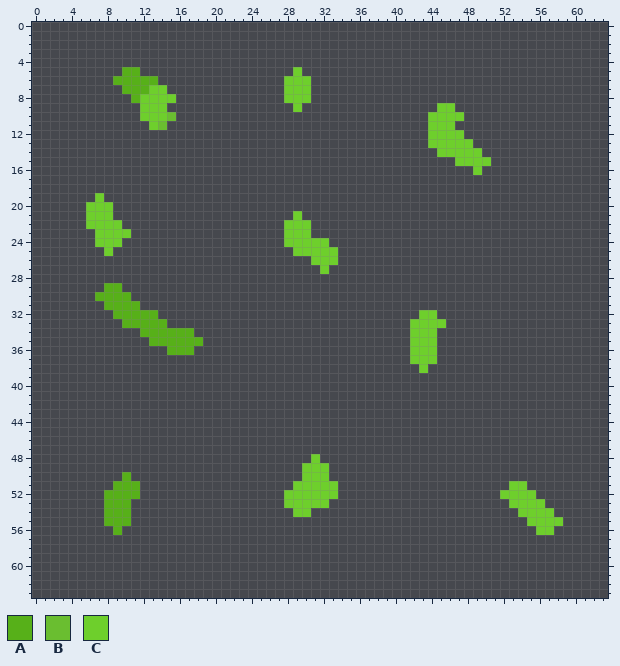
File history of a pixel-art sprite, Commangineer/Content/assets/textures/algae2.png. The first picture shows the starting point.
The file is 64x64 pixels.
Palette (. is transparent): A #57b019  B #6abe30  C #6ecf2c
New version:
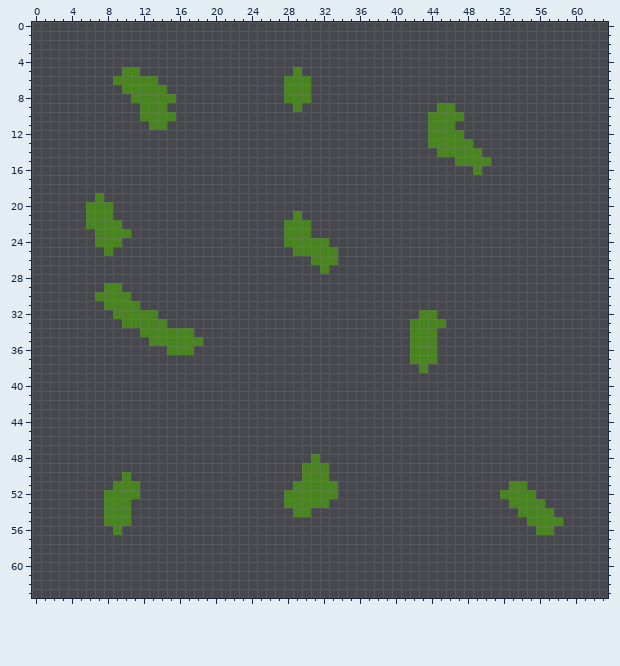
Changes in this commit:
Colour C changes from #6ecf2c to #498421.
Colour A becomes colour C in row 5 at x 10 to 11; in row 6 at x 9 to 13; in row 7 at x 10 to 12; in row 8 at x 11; in row 29 at x 8 to 9; in row 30 at x 7 to 10.
Colour A becomes colour C in row 31 at x 8 to 11; in row 32 at x 9 to 13; in row 33 at x 10 to 14; in row 34 at x 12 to 17; in row 35 at x 13 to 18; in row 36 at x 15 to 17.
Colour A becomes colour C in row 50 at x 10; in row 51 at x 9 to 11; in row 52 at x 8 to 11; in rows 53 to 55 at x 8 to 10; in row 56 at x 9.
Colour B becomes colour C in row 10 at x 15; in row 11 at x 14.
